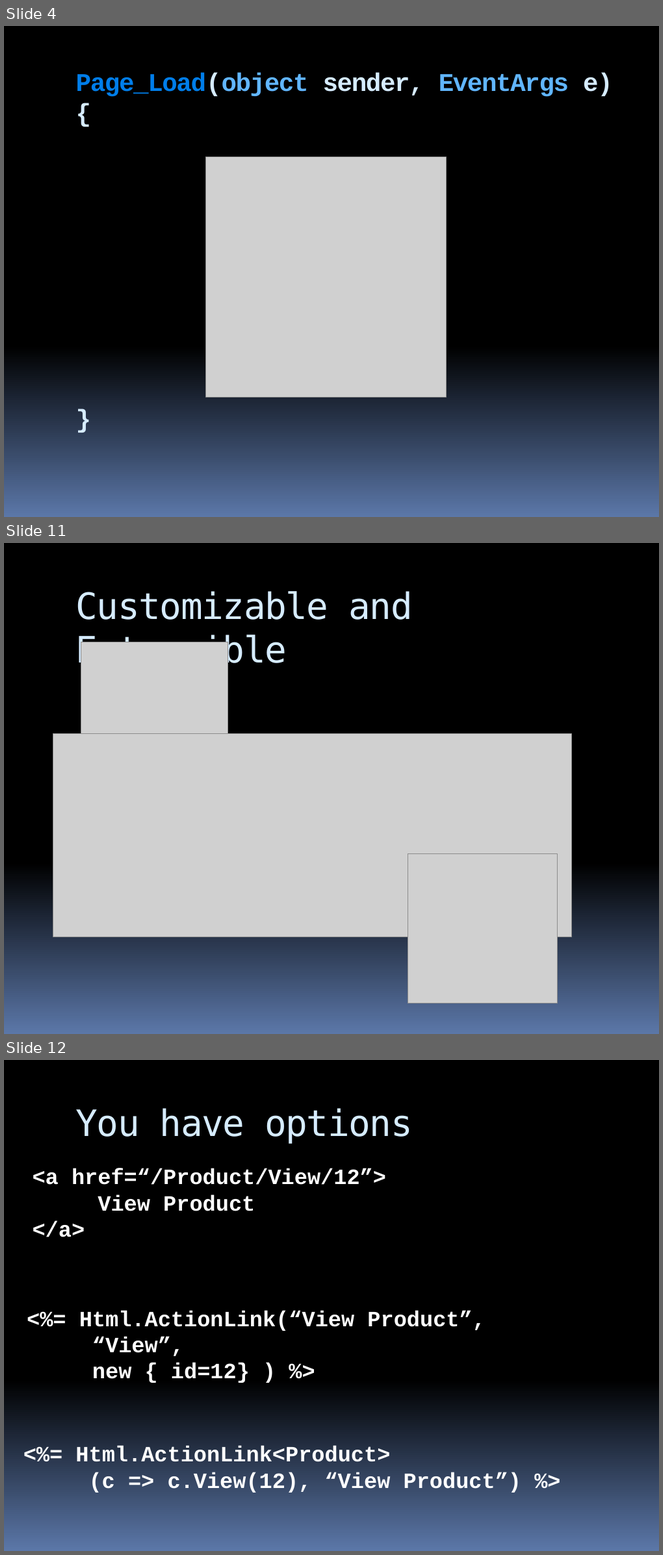
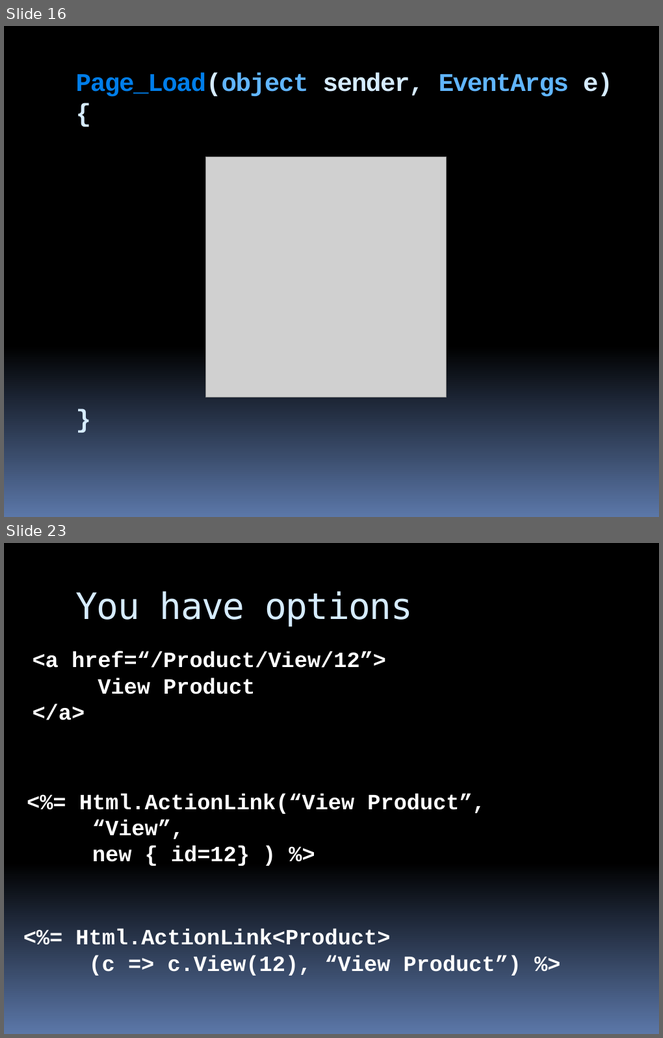
Before and after one commit to stevenharman/codeincubator, a slide deck: Samples/Getting-Started-With-MVC/Getting Started with MVC.pptx. Shown one above the other, each under a label of ours: slides 4, 11 and 12 before the commit, slides 16 and 23 after it; the slides between them are not shown. The pictures are 663x1555 and 663x1038 pixels, drawn with LibreOffice and Linux fonts; fonts in the diff are those of the drawing; grey boxes stand for pictures; background and template pictures are left out. Boxes give left, top, right and bottom in pixels: in the first picture for what was removed or moved away, otherwise in the second. Text is boxed around its words. In the diff, an @@ line names an element or a change of style, - is before the commit and + after.

Commit message:
Updated with new pictures and better flow for Cincy and Dayton UG presentations.

```diff
--- a/Samples/Getting-Started-With-MVC/Getting Started with MVC.pptx
+++ b/Samples/Getting-Started-With-MVC/Getting Started with MVC.pptx
@@ slide 11 removed at (4,543,659,1034), background gradient #000000 to #5B77A8; not listed: 4 template elements that a slide beside it also shows @@
@@ title removed at (76,591,413,670) @@
-Customizable and Extensible
@@ picture removed at (81,642,228,789) @@
@@ picture removed at (53,734,572,938) @@
@@ picture removed at (408,854,558,1004) @@
@@ what was slide 4 is now slide 16 @@
@@ what was slide 12 is now slide 23 @@
```
Also in this commit, not shown: 3 slides changed, 17 slides added, 6 other slides removed.
